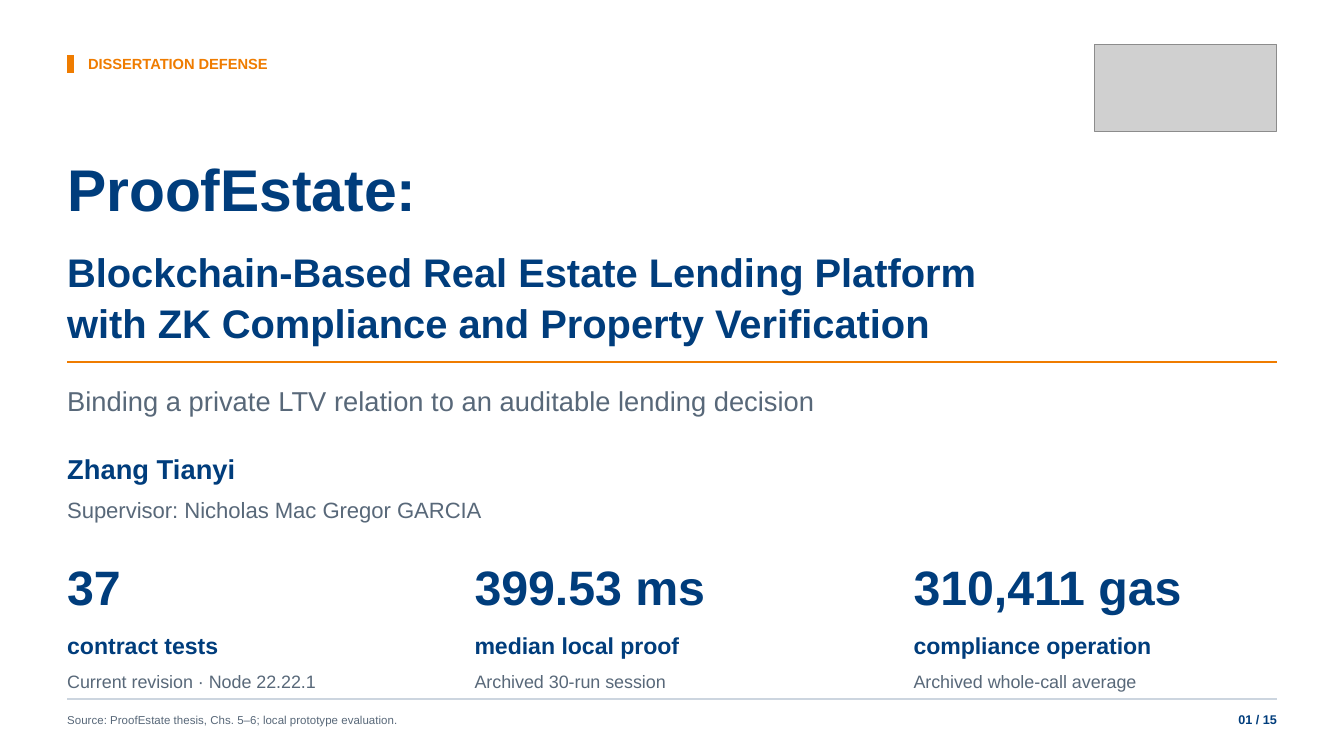
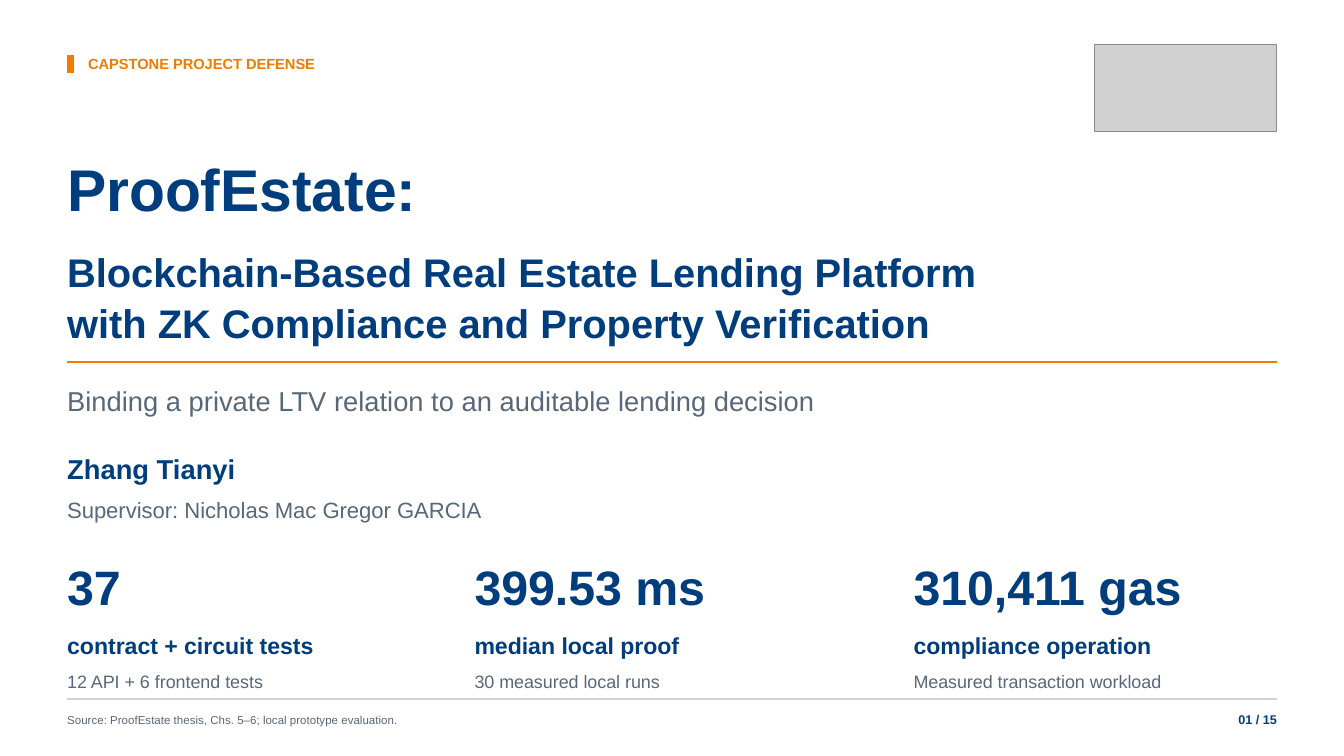
Before and after one commit to Alan42x/proofestate, a slide deck: slide 1 of slides/proofestate-nus-defense-presentation.pptx. Drawn at 1344x756 pixels with LibreOffice and Linux fonts; fonts in the diff are those of the drawing; grey boxes stand for pictures. Boxes give left, top, right and bottom in pixels: in the first picture for what was removed or moved away, otherwise in the second. Text is boxed around its words. In the diff, an @@ line names an element or a change of style, - is before the commit and + after.

Commit message:
Unify evaluation reporting and polish thesis and defense materials

```diff
--- a/slides/proofestate-nus-defense-presentation.pptx
+++ b/slides/proofestate-nus-defense-presentation.pptx
@@ text at bbox=[88, 58, 315, 69]: text changed @@
-DISSERTATION DEFENSE
+CAPSTONE PROJECT DEFENSE
@@ text at bbox=[67, 637, 314, 655]: text changed @@
-contract tests
+contract + circuit tests
@@ text at bbox=[67, 675, 263, 688]: text changed @@
-Current revision · Node 22.22.1
+12 API + 6 frontend tests
@@ text at bbox=[475, 675, 660, 688]: text changed @@
-Archived 30-run session
+30 measured local runs
@@ text at bbox=[914, 675, 1161, 688]: text changed @@
-Archived whole-call average
+Measured transaction workload
```
Also in this commit, not shown: 10 other slides changed, 7 other files.
